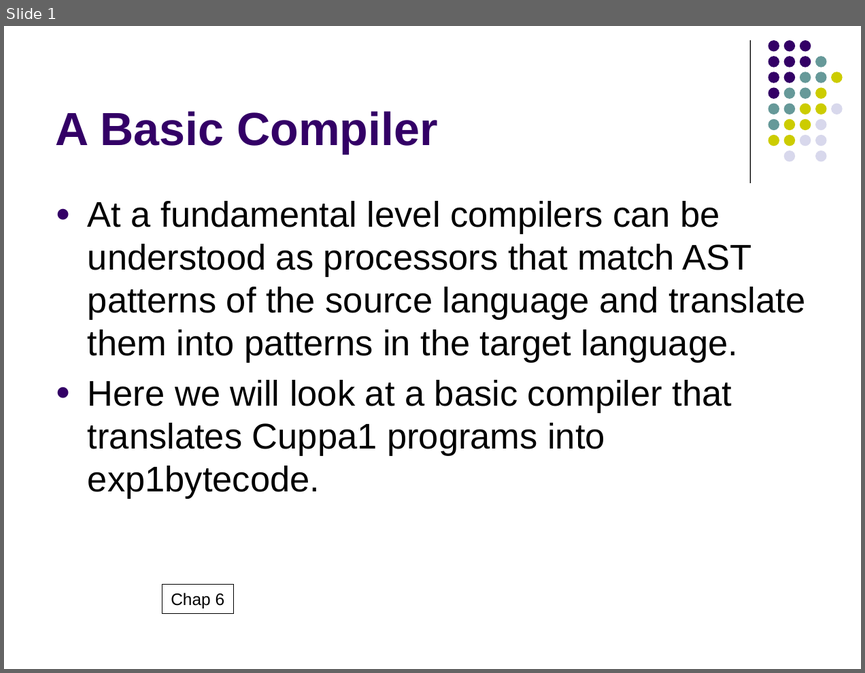
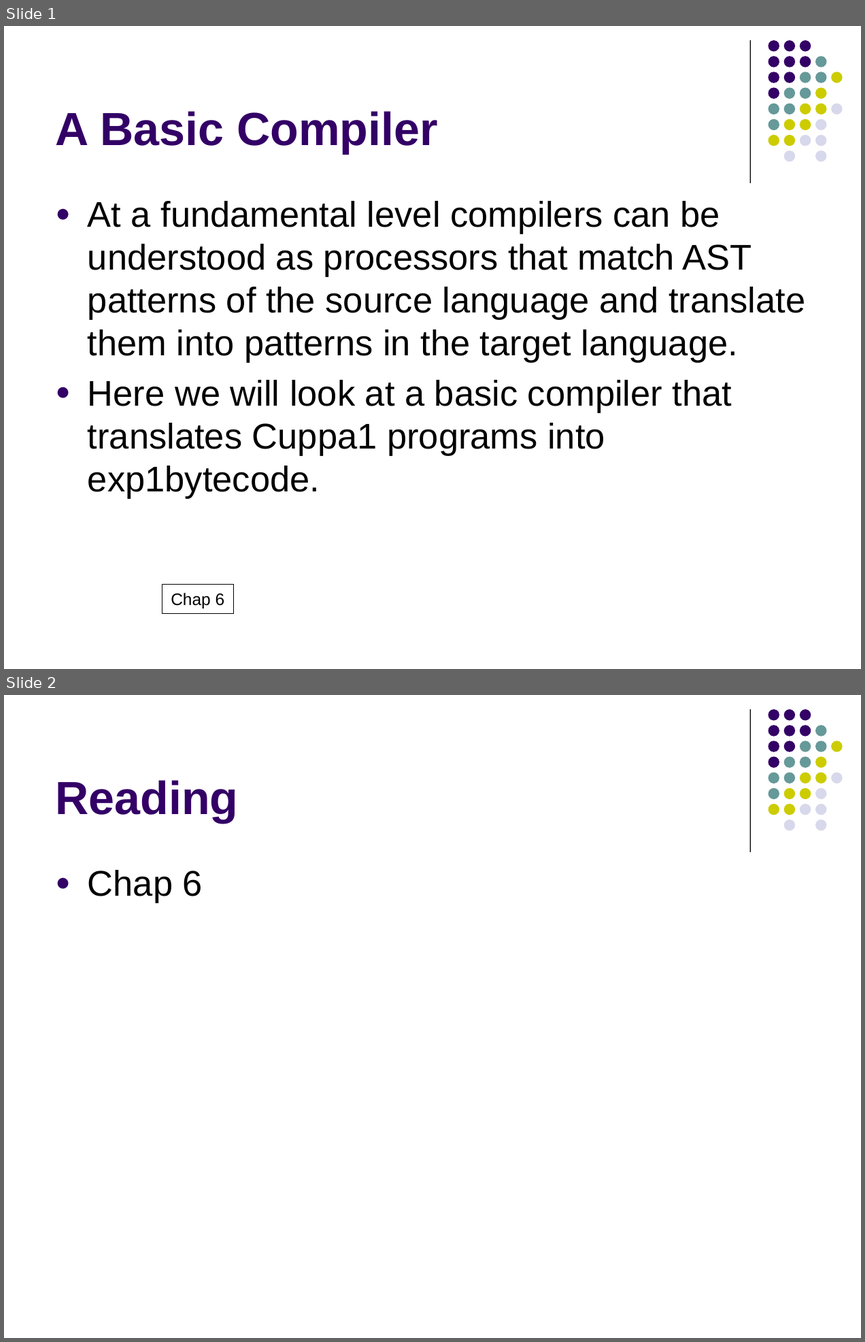
Before and after one commit to lutzhamel/CSC402, a slide deck: notes/csc402-ln007.pptx. Shown one above the other, each under a label of ours: slide 1 before the commit, slides 1 and 2 after it. The pictures are 865x673 and 865x1342 pixels, drawn with LibreOffice and Linux fonts; fonts in the diff are those of the drawing. Boxes give left, top, right and bottom in pixels: in the first picture for what was removed or moved away, otherwise in the second. Text is boxed around its words. In the diff, an @@ line names an element or a change of style, - is before the commit and + after.

```diff
--- a/notes/csc402-ln007.pptx
+++ b/notes/csc402-ln007.pptx
@@ slide 2 added at [4, 695, 861, 1338], background #FFFFFF; not listed: 32 template elements that a slide beside it also shows @@
@@ title added at [56, 780, 239, 823], 39 pt, text #330066, bold @@
+Reading
@@ text added at [88, 870, 203, 903], 30 pt, text #000000 @@
+● Chap 6
```
Also in this commit, not shown: 1 slide changed, 5 other files.
